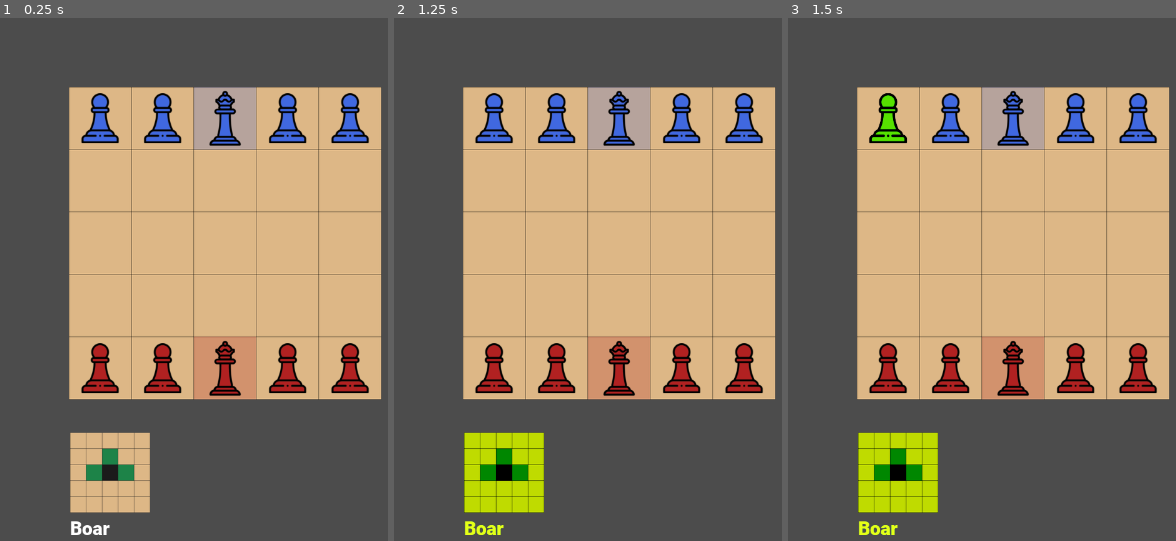
Above: before the commit, frames 1-3 (left to right).
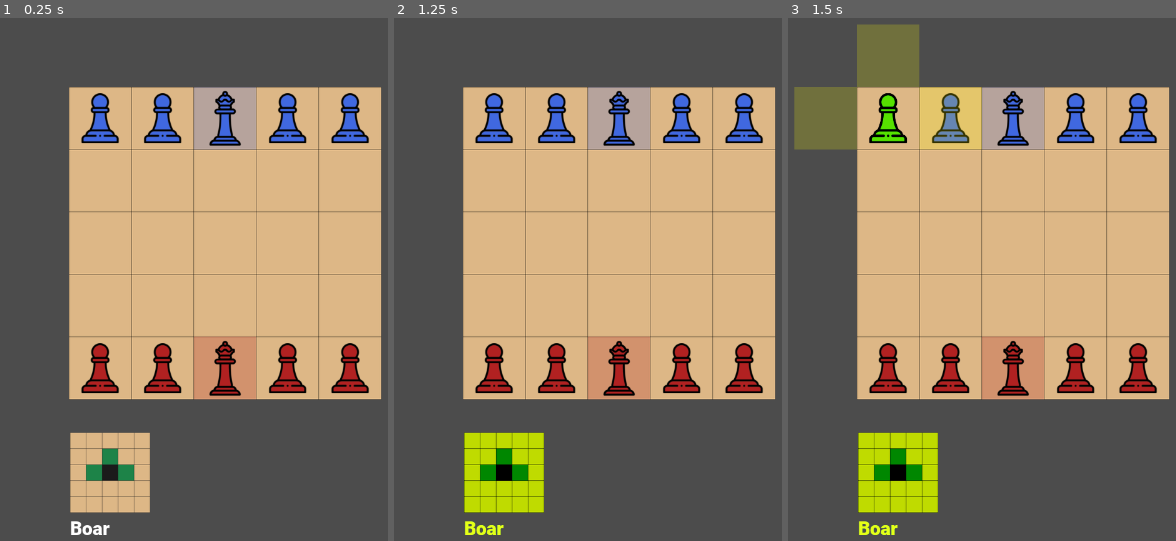
Above: after the commit, the same moments.

Repository: delington/Godot-Onitama
Game: Godot game, scene res://Game.tscn
The game is run twice, just before and just after one commit, with the same random seed, the same clock (stepped at 60 frames per second) and the same inputs.
Inputs (mouse positions are in pixels of both pictures, inside the frame that each line leads up to):
- Up to frame 1 (0.25 s): no input
- Up to frame 2 (1.25 s): tap Enter at 0.5 s; move the mouse to (502, 483) at 0.52 s; click (502, 483) at 0.67 s
- Up to frame 3 (1.5 s): tap Space at 1.25 s; move the mouse to (888, 117) at 1.27 s; click (888, 117) at 1.42 s

Frames 1-2 are identical in both runs. In frame 3, 5.6% of the frame differs, in the area x 1-50%, y 1-26%.

Commit message:
Game.gd: - remove unnecessary condition check at line 30 - refactor remove_moves_from_board function --- Global.gd: - refactor is_selected function --- Pawn.gd: - move selection visual handling to both conditional branches

Diff:
--- a/AutoLoadScripts/Global.gd
+++ b/AutoLoadScripts/Global.gd
@@ -22,7 +22,4 @@
 var is_any_pawn_selected = false
 
 func is_selected(selected_object) -> bool:
-	if selected_object != null:
-		return selected_object.selected
-
-	return false
+	return selected_object.selected if selected_object != null else false
--- a/Game.gd
+++ b/Game.gd
@@ -27,14 +27,17 @@
 		var pawn_coordinate: Vector2 = grid.world_to_map(Global.selected_pawn.position)
 		draw_possible_moves(pawn_coordinate, Global.selected_card)
 
-	elif !is_card_selected || !is_pawn_selected:
+	else:
 		remove_moves_from_board()
 
 func remove_moves_from_board():
-	if !move_list.empty():
-		for move in move_list:
-			move.queue_free()
-		move_list.clear()
+	if move_list.empty():
+		return
+
+	for move in move_list:
+		move.queue_free()
+
+	move_list.clear()
 
 func draw_possible_moves(pawn_base_coord: Vector2, card):
 	for move in card.moves:
--- a/card/Card.gd
+++ b/card/Card.gd
@@ -2,7 +2,7 @@
 
 onready var title = $"%Title"
 
-var game
+var game: Game
 var selected: bool = false
 var color: Color = Color.white
 var card_name: String
--- a/pawn/Pawn.gd
+++ b/pawn/Pawn.gd
@@ -1,7 +1,7 @@
 extends Sprite
 
 
-var game
+var game: Game
 var selected: bool = false
 var color: Color
 var coordinate: Vector2
@@ -10,18 +10,18 @@
 func _init():
 	game = Global.ref["Game"]
 
-func _on_Area_input_event(viewport, event, shape_idx):
+func _on_Area_input_event(viewport, event, shape_idx) -> void:
 	if event is InputEventMouseButton and event.pressed and event.button_index == BUTTON_LEFT:
 		if Global.is_any_pawn_selected:
 			if !self.selected:	#this pawn is not the selected one but there is another one which is selected
 				return
 
+			Utils.handle_left_mouse_button_selection(event, self)
 			Global.selected_pawn = null
 			Global.is_any_pawn_selected = false
 			game.handle_draw_of_moves()
 		else:
+			Utils.handle_left_mouse_button_selection(event, self)
 			Global.selected_pawn = self
 			Global.is_any_pawn_selected = true
 			game.handle_draw_of_moves()
-
-		Utils.handle_left_mouse_button_selection(event, self)
